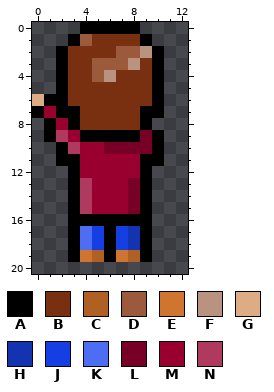
Pixel-art sprite, stored at Sprites/Player/playerstationaryupbasicattack5.png. The first picture shows the starting point.
The file is 13x21 pixels.
Palette (. is transparent): A #000000  B #783011  C #b06023  D #9c5a3c  E #cf7530  F #ba9280  G #ddac85  H #1333b0  J #163fe3  K #4d6ef3  L #780026  M #990030  N #b0395f
Pixels before, first column x 0:
 0 ....AAAAA..
 1 ...ADBBBBA.
 2 ..ABBBBDDFA
 3 ..ABBDDDFBA
 4 ..ABBDFBBBA
 5 ..ABBBBBBBA
 6 GAABBBBBBBA
 7 AMAABBBBBAA
 8 .AMABBBBBA.
 9 .ANMAAAAALA
10 ..ANMMLLLLA
11 ..AAMMMMMAA
12 ...AMMMMMA.
13 ...ANMMMLA.
14 ...ANMMMLA.
15 ...ANMMMLA.
16 ...AAAAAAA.
17 ...AKJAJHA.
18 ...AKJAJHA.
19 ...AECAECA.
Once edited:
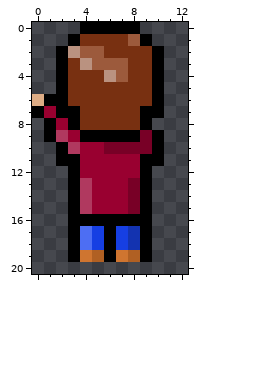
Edits made:
Changed rows in their new state; - is an unchanged pixel.
first column x 3:
 1 -B---D-
 2 FDD-BBB
 3 -F---B-
 4 --B-D--
